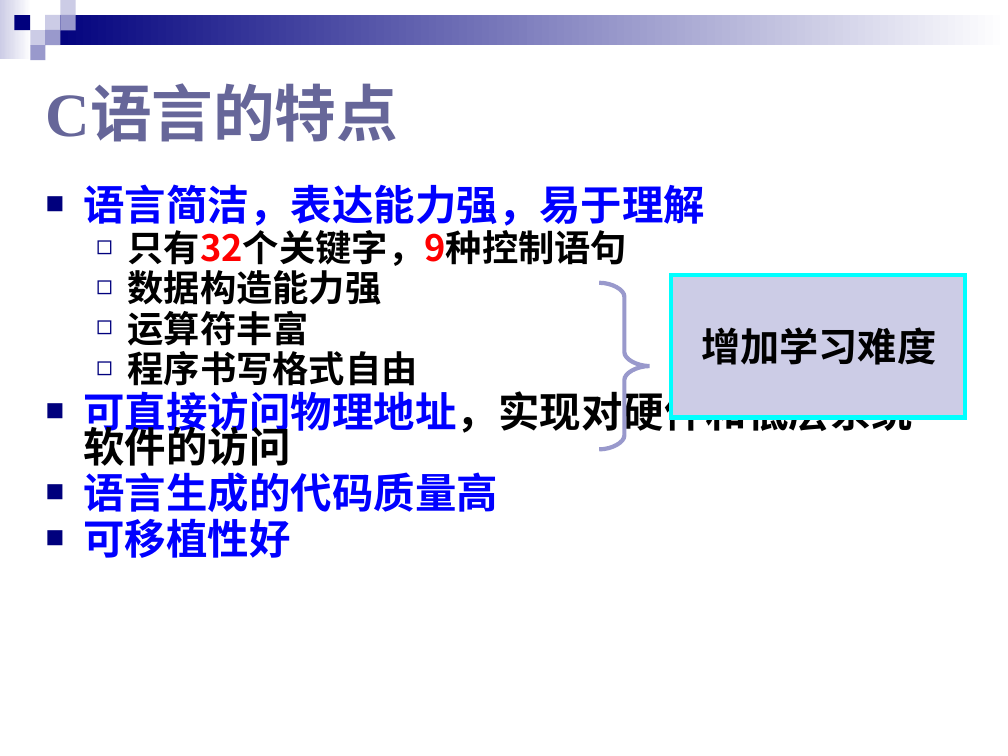
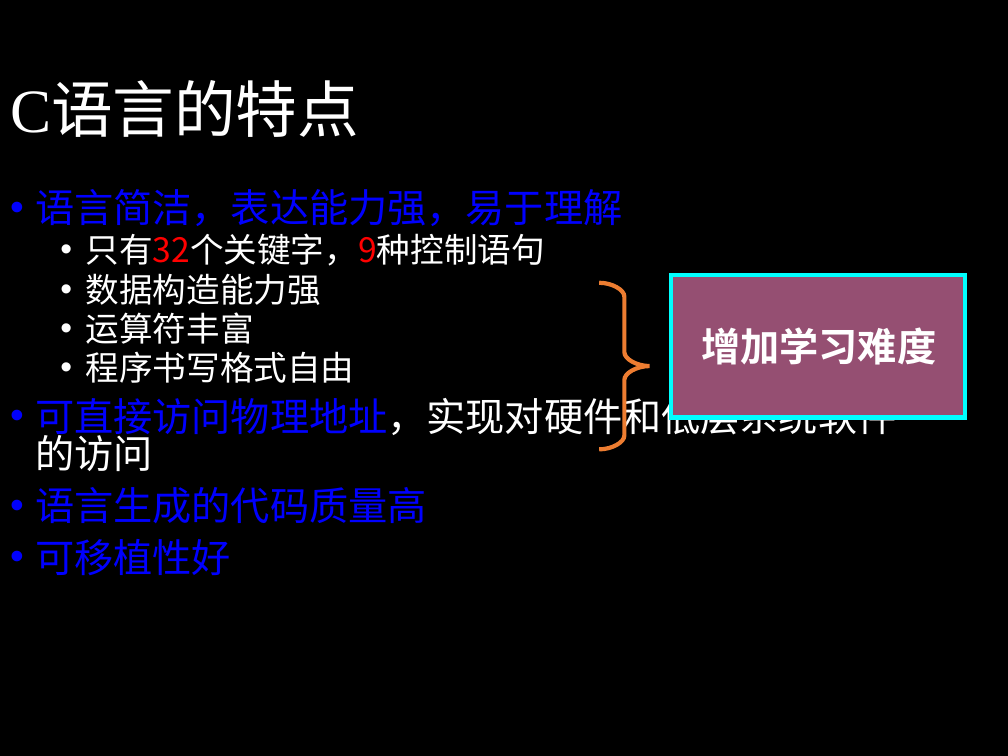
Before and after one commit to doubletao/ppt2img, a slide deck: slide 14 of PPT2Img/test.ppt. Drawn at 1008x756 pixels with LibreOffice and Linux fonts; fonts in the diff are those of the drawing. Boxes give left, top, right and bottom in pixels: in the first picture for what was removed or moved away, otherwise in the second. Text is boxed around its words. In the diff, an @@ line names an element or a change of style, - is before the commit and + after.

```diff
--- a/PPT2Img/test.ppt
+++ b/PPT2Img/test.ppt
@@ background #FFFFFF to #000000 @@
@@ title "C语言的特点": place and size @@
-title "C语言的特点" at [46,88,398,142]
+title "C语言的特点" at [10,83,359,137]
@@ title "C语言的特点" at [10,83,359,137]: text colour #666699 to #FFFFFF, bold off; line spacing 1 to 0.9 @@
@@ group removed at [0,0,1008,60]: 9 rectangles @@
@@ text "语言简洁，表达能力强，易于理解": place and size @@
-text "语言简洁，表达能力强，易于理解" at [83,184,913,558]
+text "语言简洁，表达能力强，易于理解" at [35,189,896,576]
@@ text "语言简洁，表达能力强，易于理解" at [35,189,896,576]: size 29.6 to 28 pt in "语言简洁，表达能力强，易于理解", "可直接访问物理地址，实现对硬件和低层系统软件的访问", "语言生成的代码质量高", "可移植性好"; bold off; size 25.9 to 24 pt in "只有32个关键字，9种控制语句", "数据构造能力强", "运算符丰富", "程序书写格式自由"; text colour #000000 to #FFFFFF in "只有32个关键字，9种控制语句", "数据构造能力强", "运算符丰富", "程序书写格式自由" and 1 more places; bullet ■ to •; line spacing 0.7 to 0.8; more space between paragraphs; bullet colour #00007D to #0000FF; bullet ◻ to •; less space between paragraphs; bullet colour #00007D to #FFFFFF @@
@@ freeform shape at [599,283,649,450]: outline #9999CC 3 pt to #ED7D31 3 pt @@
@@ rectangle "增加学习难度" at [670,275,965,418]: text colour #000000 to #FFFFFF; fill #CCCCE6 to #954F72 @@
```
Also in this commit, not shown: 37 other slides changed, 1 other file.
